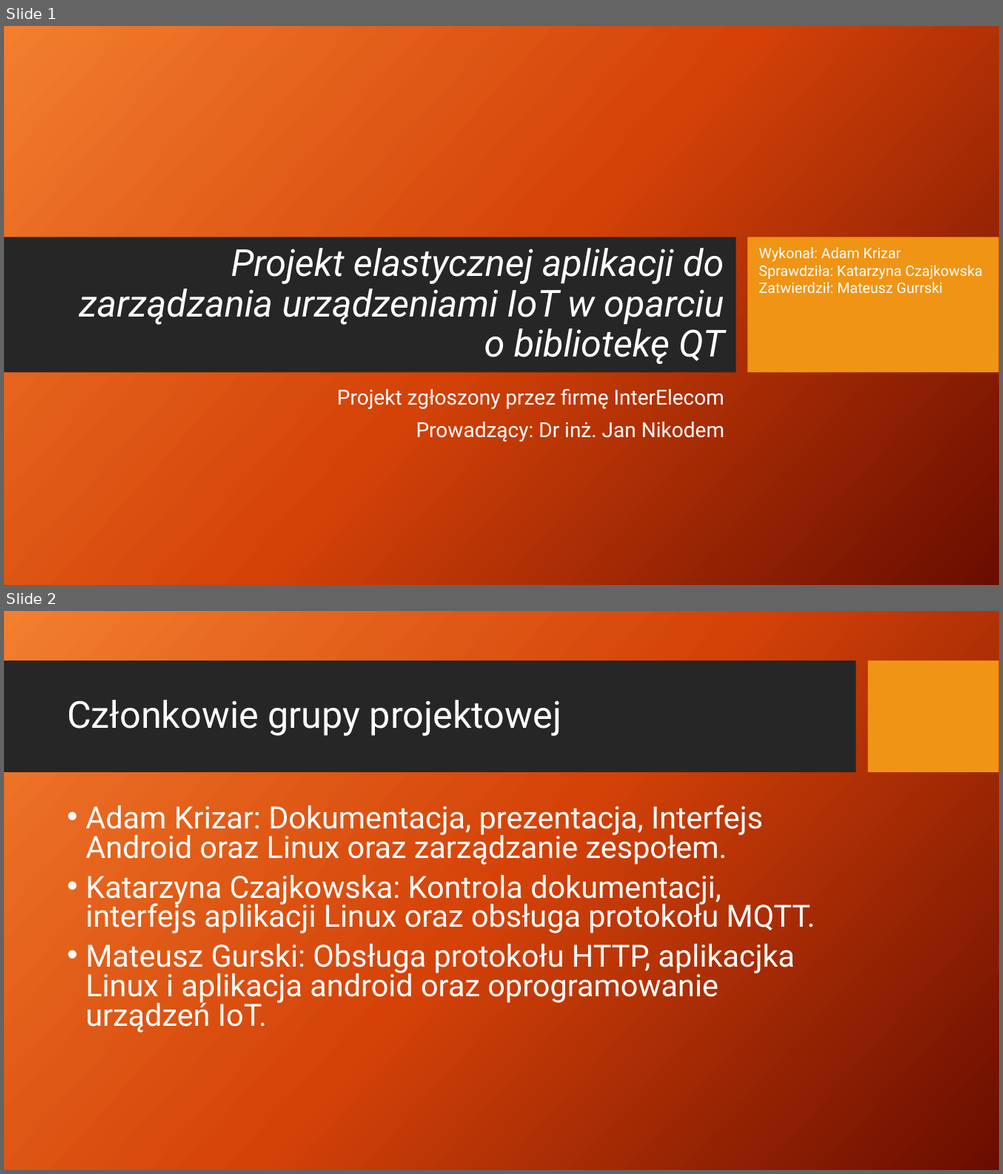
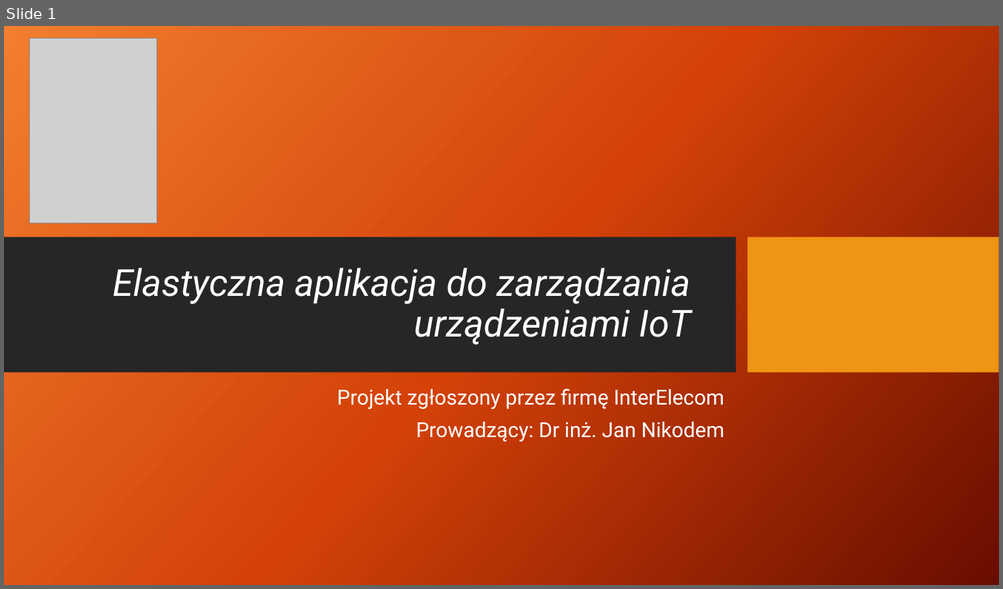
Before and after one commit to AdamStudies-PWR/ProjektZespolowyPWR, a slide deck: przentacja.pptx. Shown one above the other, each under a label of ours: slides 1 and 2 before the commit, slide 1 after it. The pictures are 1003x1174 and 1003x589 pixels, drawn with LibreOffice and Linux fonts; fonts in the diff are those of the drawing; grey boxes stand for pictures; background and template pictures are left out. Boxes give left, top, right and bottom in pixels: in the first picture for what was removed or moved away, otherwise in the second. Text is boxed around its words. In the diff, an @@ line names an element or a change of style, - is before the commit and + after.

Commit message:
dokumentacja update

```diff
--- a/przentacja.pptx
+++ b/przentacja.pptx
@@ slide 2 removed at bbox=[4, 611, 999, 1170], background picture (left out) @@
@@ rectangle removed at bbox=[4, 661, 855, 773] @@
@@ rectangle removed at bbox=[868, 661, 999, 773] @@
@@ title removed at bbox=[67, 700, 561, 736] @@
-Członkowie grupy projektowej
@@ text removed at bbox=[85, 805, 815, 1033] @@
-• Adam Krizar: Dokumentacja, prezentacja, Interfejs Android oraz Linux oraz zarządzanie zespołem.
-• Katarzyna Czajkowska: Kontrola dokumentacji, interfejs aplikacji Linux oraz obsługa protokołu MQTT.
-• Mateusz Gurski: Obsługa protokołu HTTP, aplikacjka Linux i aplikacja android oraz oprogramowanie urządzeń IoT.
@@ slide 1 changed as well @@
@@ picture added at bbox=[30, 39, 158, 224] @@
@@ text removed at bbox=[759, 247, 982, 294] @@
-Wykonał: Adam Krizar
-Sprawdziła: Katarzyna Czajkowska
-Zatwierdził: Mateusz Gurrski
@@ title at bbox=[113, 268, 691, 345]: text changed @@
-Projekt elastycznej aplikacji do zarządzania urządzeniami IoT w oparciu o bibliotekę QT
+Elastyczna aplikacja do zarządzania urządzeniami IoT
```
Also in this commit, not shown: 3 other slides changed, 10 slides added, 17 other slides removed, 3 other files.
